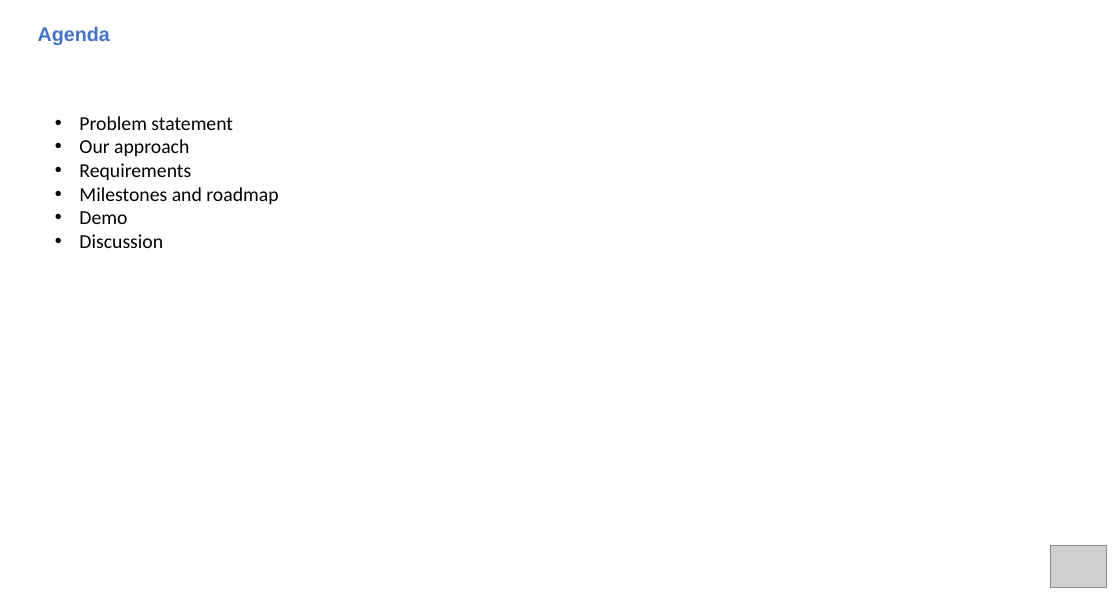
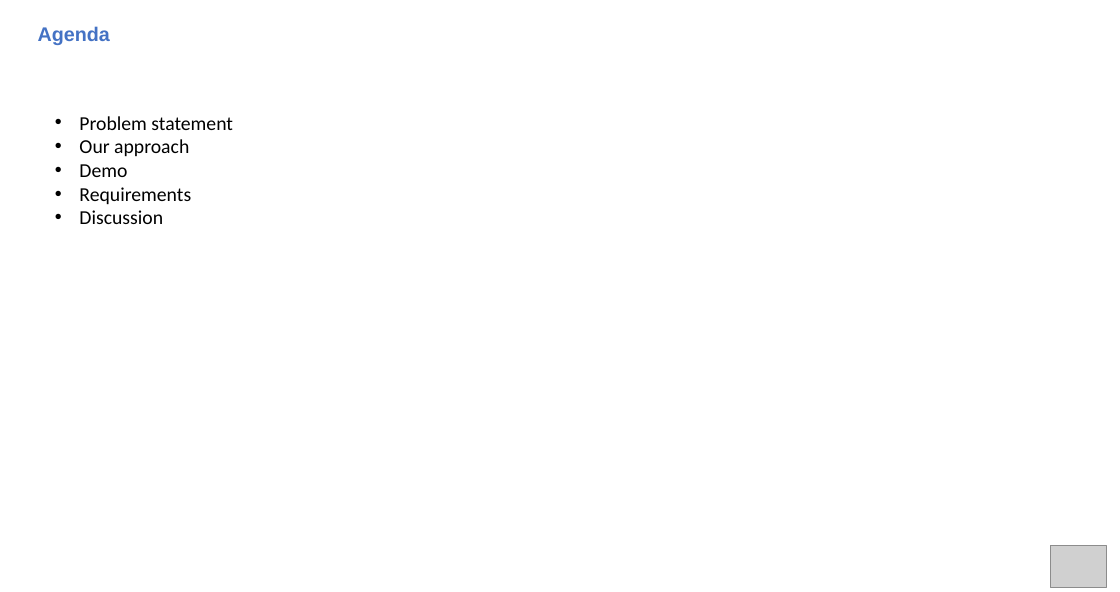
Before and after one commit to hmhwe/IMAGEN_Backend, a slide deck: slide 2 of docs/StakeholderM_CV.pptx. Drawn at 1120x592 pixels with LibreOffice and Linux fonts; fonts in the diff are those of the drawing; grey boxes stand for pictures. Boxes give left, top, right and bottom in pixels: in the first picture for what was removed or moved away, otherwise in the second. Text is boxed around its words. In the diff, an @@ line names an element or a change of style, - is before the commit and + after.

```diff
--- a/docs/StakeholderM_CV.pptx
+++ b/docs/StakeholderM_CV.pptx
@@ text at (79, 164, 127, 177): paragraph added @@
+• Demo
@@ text at (79, 187, 278, 224): paragraphs removed @@
-• Milestones and roadmap
-• Demo
```
Also in this commit, not shown: 10 other slides changed, 1 slide added.
